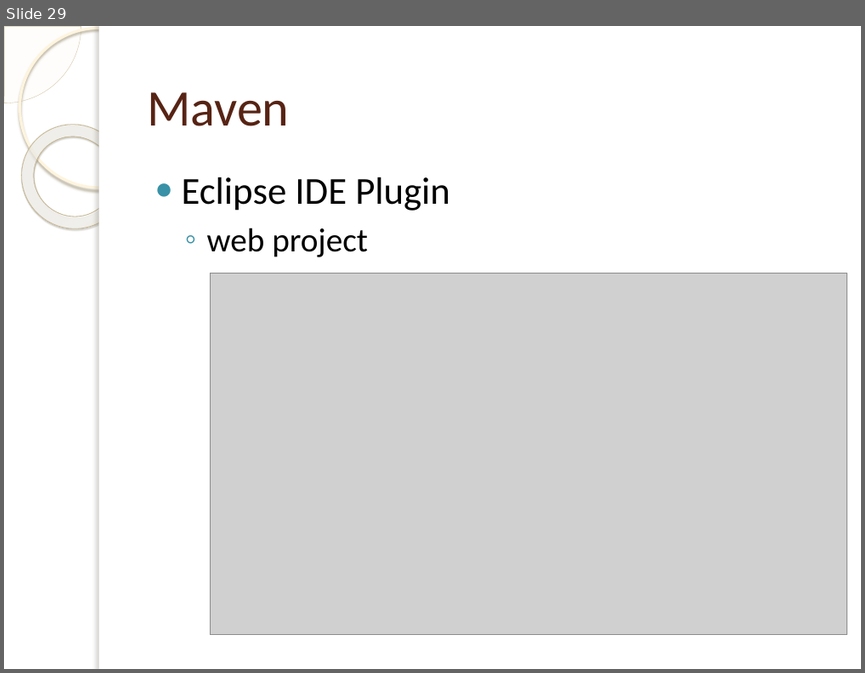
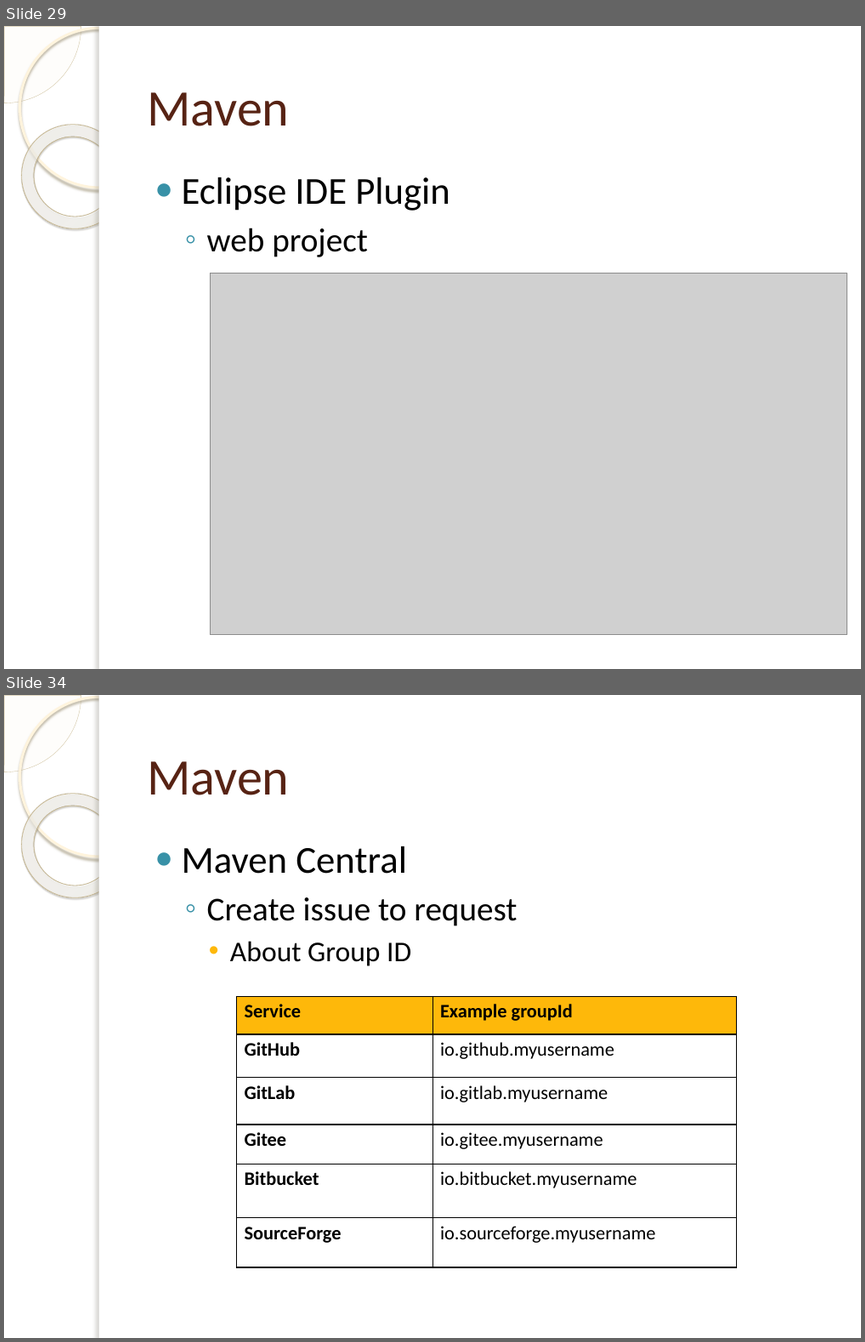
Before and after one commit to tassun/train-maven, a slide deck: Introduction to Maven.pptx. Shown one above the other, each under a label of ours: slide 29 before the commit, slides 29 and 34 after it; the slides between them are not shown. The pictures are 865x673 and 865x1342 pixels, drawn with LibreOffice and Linux fonts; fonts in the diff are those of the drawing; grey boxes stand for pictures; background and template pictures are left out. Boxes give left, top, right and bottom in pixels: in the first picture for what was removed or moved away, otherwise in the second. Text is boxed around its words. In the diff, an @@ line names an element or a change of style, - is before the commit and + after.

```diff
--- a/Introduction to Maven.pptx
+++ b/Introduction to Maven.pptx
@@ slide 34 added at (x1=4, y1=695, x2=861, y2=1338), background picture (left out); not listed: 5 template elements that a slide beside it also shows @@
@@ title added at (x1=147, y1=761, x2=289, y2=795), 43 pt, text #572314 @@
+Maven
@@ text added at (x1=182, y1=846, x2=517, y2=966), 28 pt, text #000000 @@
+● Maven Central
+  ◦ Create issue to request
+    • About Group ID
@@ table added at (x1=237, y1=996, x2=737, y2=1265), 6 rows, 2 columns @@
+Service | Example groupId
+GitHub | io.github.myusername
+GitLab | io.gitlab.myusername
+Gitee | io.gitee.myusername
+Bitbucket | io.bitbucket.myusername
+SourceForge | io.sourceforge.myusername
```
Also in this commit, not shown: 2 slides changed, 18 other slides added, 1 other file.
